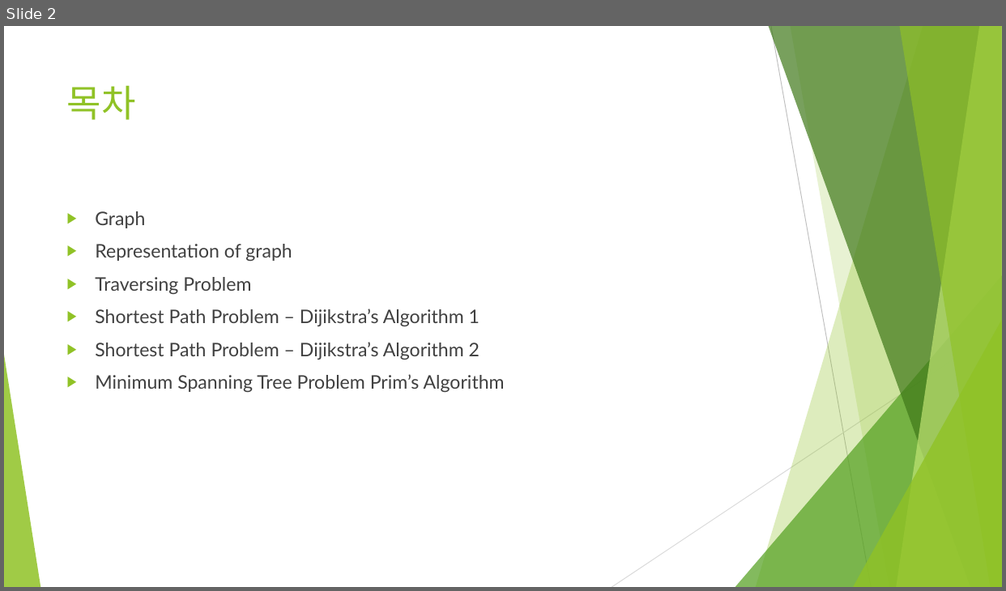
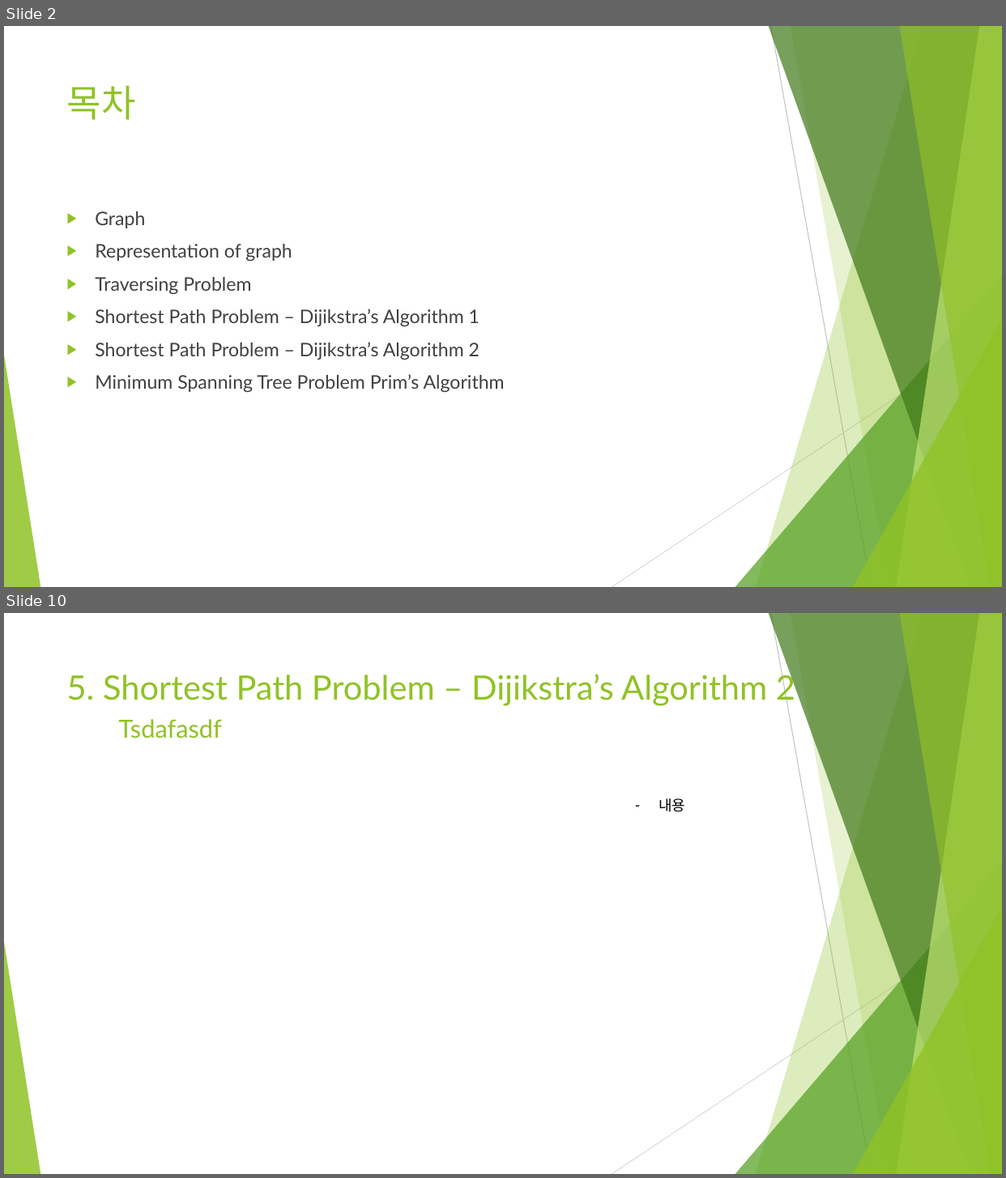
Before and after one commit to Heechul90/Data_Structure_and_Algorithms, a slide deck: 2. Non-Linear Structure, Optimiztion,and Algorithm/5/5. DataStructure & Algorithm 2.pptx. Shown one above the other, each under a label of ours: slide 2 before the commit, slides 2 and 10 after it; the slides between them are not shown. The pictures are 1006x591 and 1006x1178 pixels, drawn with LibreOffice and Linux fonts; fonts in the diff are those of the drawing. Boxes give left, top, right and bottom in pixels: in the first picture for what was removed or moved away, otherwise in the second. Text is boxed around its words. In the diff, an @@ line names an element or a change of style, - is before the commit and + after.

```diff
--- a/2. Non-Linear Structure, Optimiztion,and Algorithm/5/5. DataStructure & Algorithm 2.pptx
+++ b/2. Non-Linear Structure, Optimiztion,and Algorithm/5/5. DataStructure & Algorithm 2.pptx
@@ slide 10 added at [4, 613, 1002, 1174], background #FFFFFF; not listed: 10 template elements that a slide beside it also shows @@
@@ text added at [67, 671, 795, 707], 32.4 pt, text #90C226 @@
+5. Shortest Path Problem – Dijikstra’s Algorithm 2
@@ text added at [118, 719, 222, 739], 24 pt, text #90C226 @@
+Tsdafasdf
@@ text added at [658, 798, 685, 812], 14 pt, text #000000 @@
+– 내용
```
Also in this commit, not shown: 1 slide changed, 8 other slides added, 1 slide removed.
